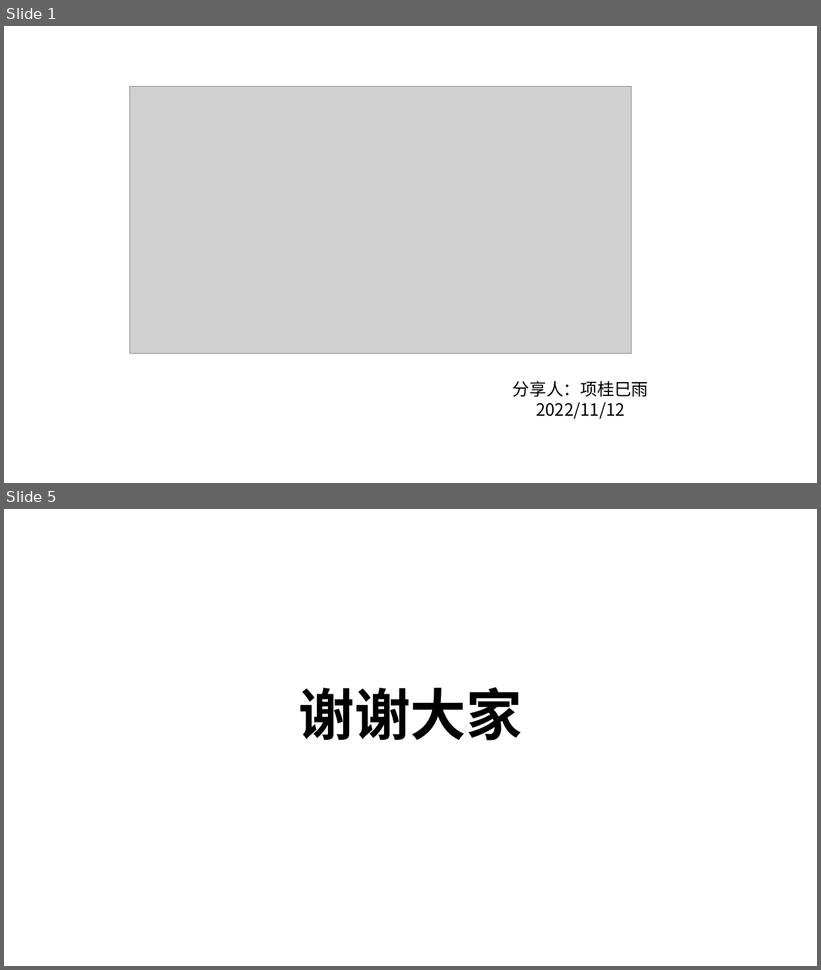
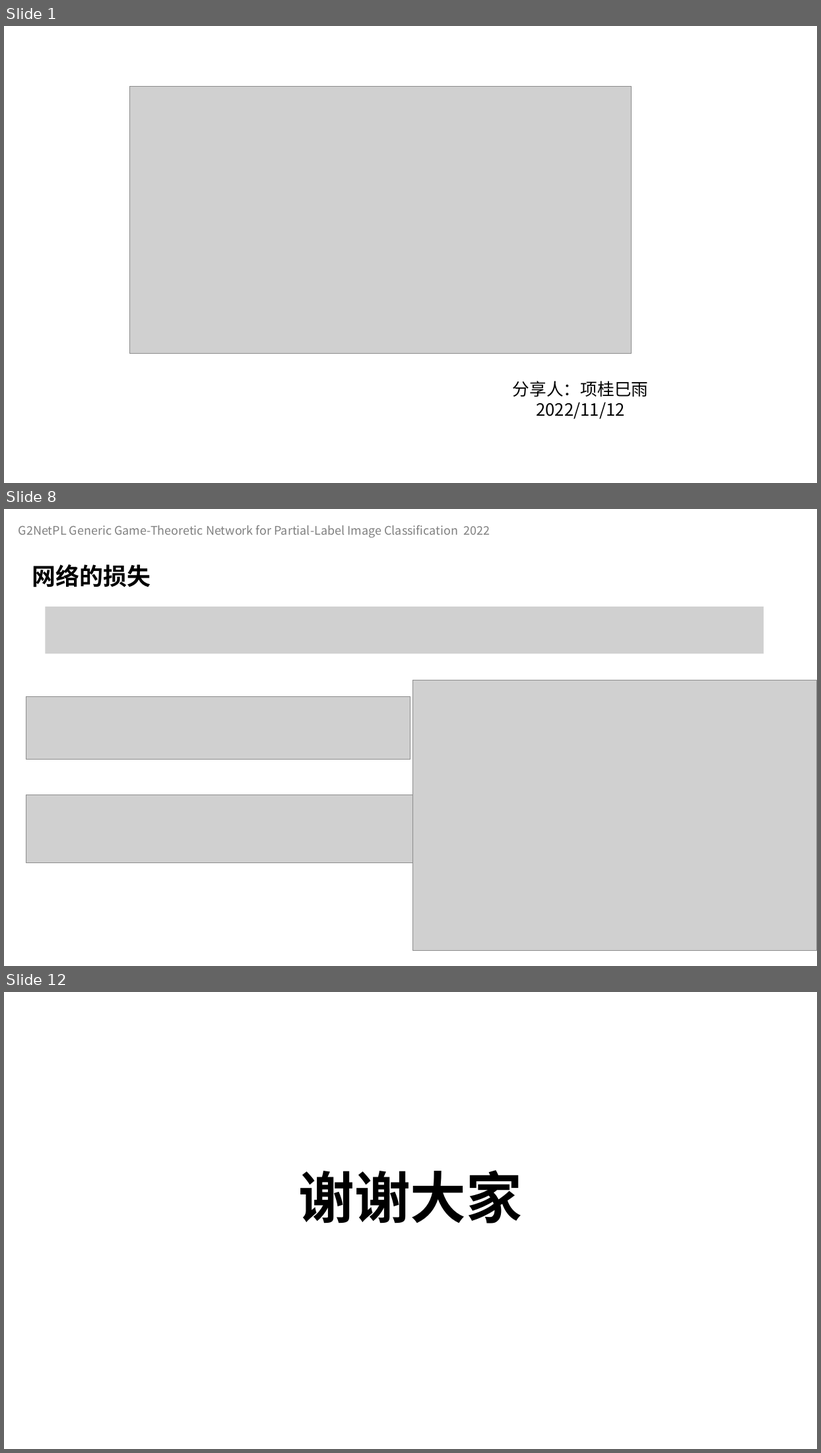
Before and after one commit to celeste-lingshi/Celeste, a slide deck: 汇报/11.12组会 项桂巳雨.pptx. Shown one above the other, each under a label of ours: slides 1 and 5 before the commit, slides 1, 8 and 12 after it; the slides between them are not shown. The pictures are 821x970 and 821x1453 pixels, drawn with LibreOffice and Linux fonts; fonts in the diff are those of the drawing; grey boxes stand for pictures. Boxes give left, top, right and bottom in pixels: in the first picture for what was removed or moved away, otherwise in the second. Text is boxed around its words. In the diff, an @@ line names an element or a change of style, - is before the commit and + after.

```diff
--- a/汇报/11.12组会 项桂巳雨.pptx
+++ b/汇报/11.12组会 项桂巳雨.pptx
@@ slide 8 added at (4,509,817,966), background #FFFFFF @@
@@ text added at (19,525,490,538), 14 pt, text #808080 @@
+G2NetPL Generic Game-Theoretic Network for Partial-Label Image Classification 2022
@@ text added at (32,564,151,588), 28 pt, text #000000, bold @@
+网络的损失
@@ picture added at (45,607,764,654) @@
@@ picture added at (413,681,817,951) @@
@@ picture added at (26,697,411,759) @@
@@ picture added at (26,795,439,863) @@
@@ what was slide 5 is now slide 12 @@
```
Also in this commit, not shown: 3 slides changed, 6 other slides added, 2 other files.
